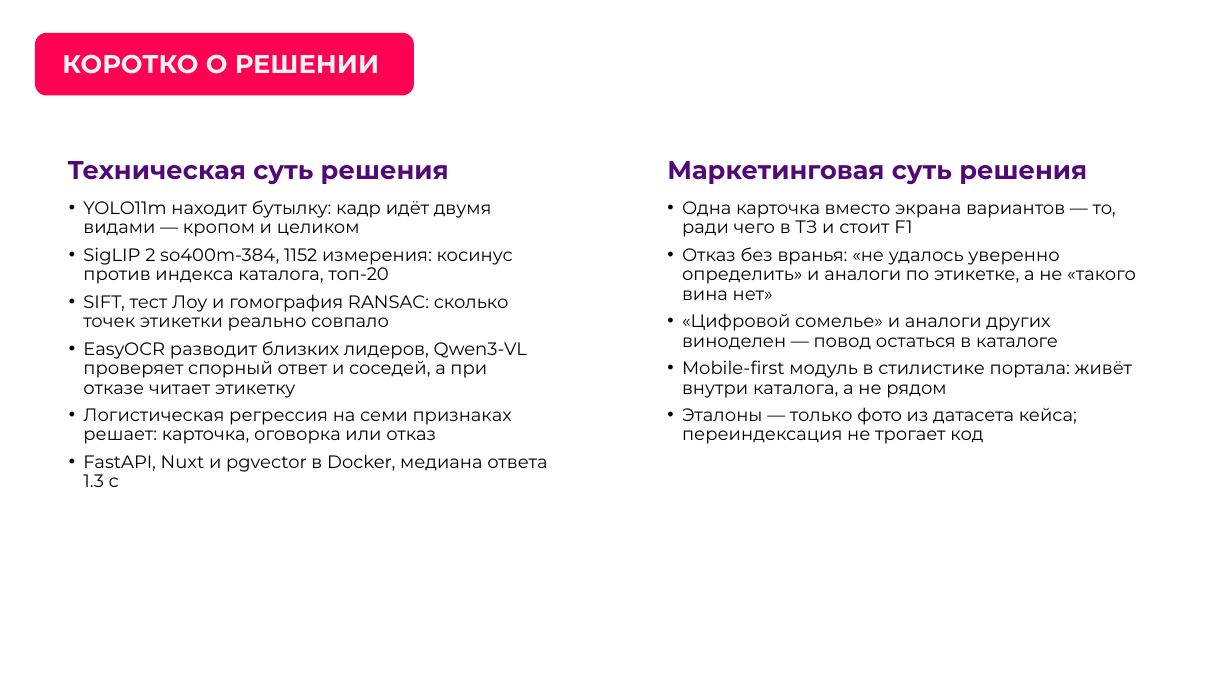
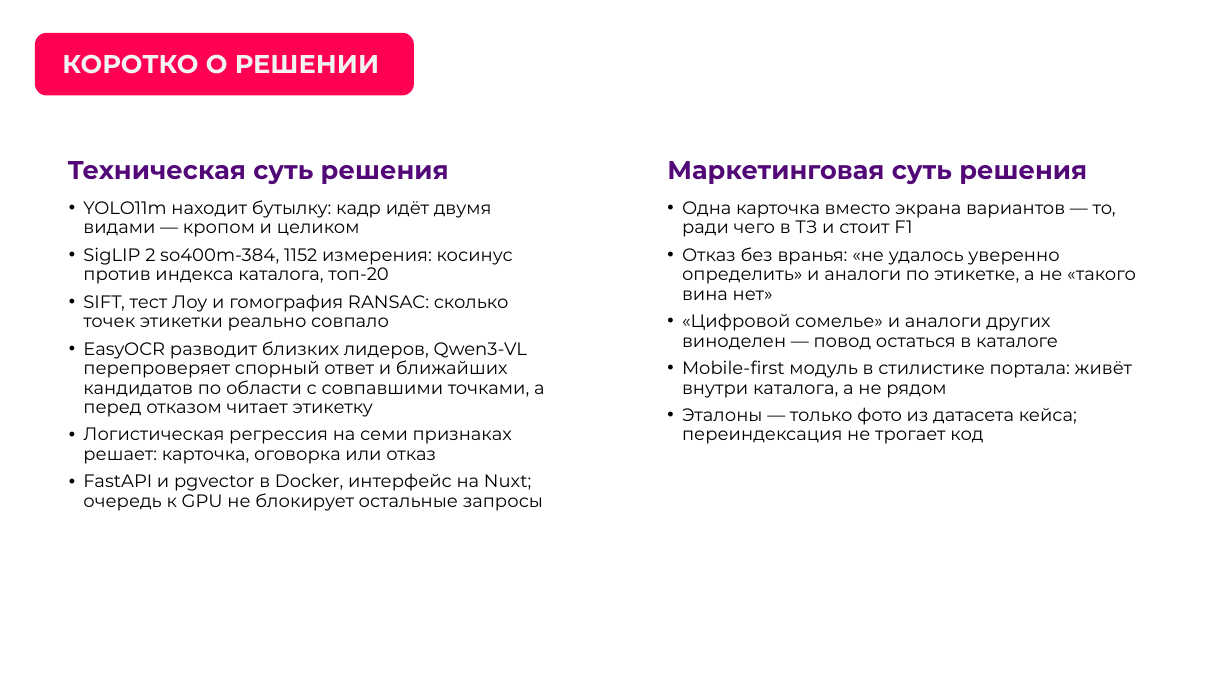
Before and after one commit to AlexGvr/rus_vines, a slide deck: slide 5 of ЛЦТ2026 Сканер российских вин.pptx. Drawn at 1232x693 pixels with LibreOffice and Linux fonts; fonts in the diff are those of the drawing; background and template pictures are left out. Boxes give left, top, right and bottom in pixels: in the first picture for what was removed or moved away, otherwise in the second. Text is boxed around its words. In the diff, an @@ line names an element or a change of style, - is before the commit and + after.

```diff
--- a/ЛЦТ2026 Сканер российских вин.pptx
+++ b/ЛЦТ2026 Сканер российских вин.pptx
@@ text at box(83, 341, 544, 417): text changed @@
-• EasyOCR разводит близких лидеров, Qwen3-VL проверяет спорный ответ и соседей, а при отказе читает этикетку
+• EasyOCR разводит близких лидеров, Qwen3-VL перепроверяет спорный ответ и ближайших кандидатов по области с совпавшими точками, а перед отказом читает этикетку
@@ text at box(83, 473, 543, 511): text changed @@
-• FastAPI, Nuxt и pgvector в Docker, медиана ответа 1.3 с
+• FastAPI и pgvector в Docker, интерфейс на Nuxt; очередь к GPU не блокирует остальные запросы
```
Also in this commit, not shown: 8 other slides changed, 2 other files.
